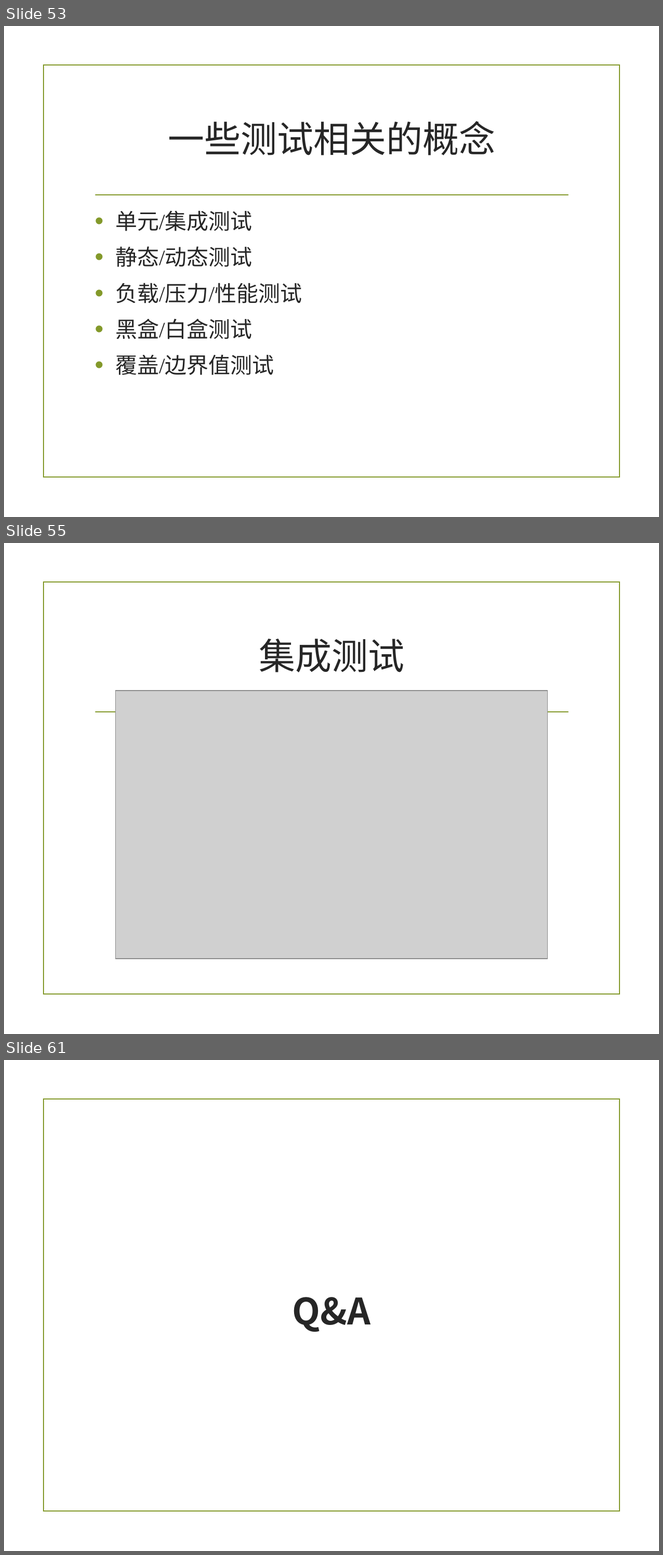
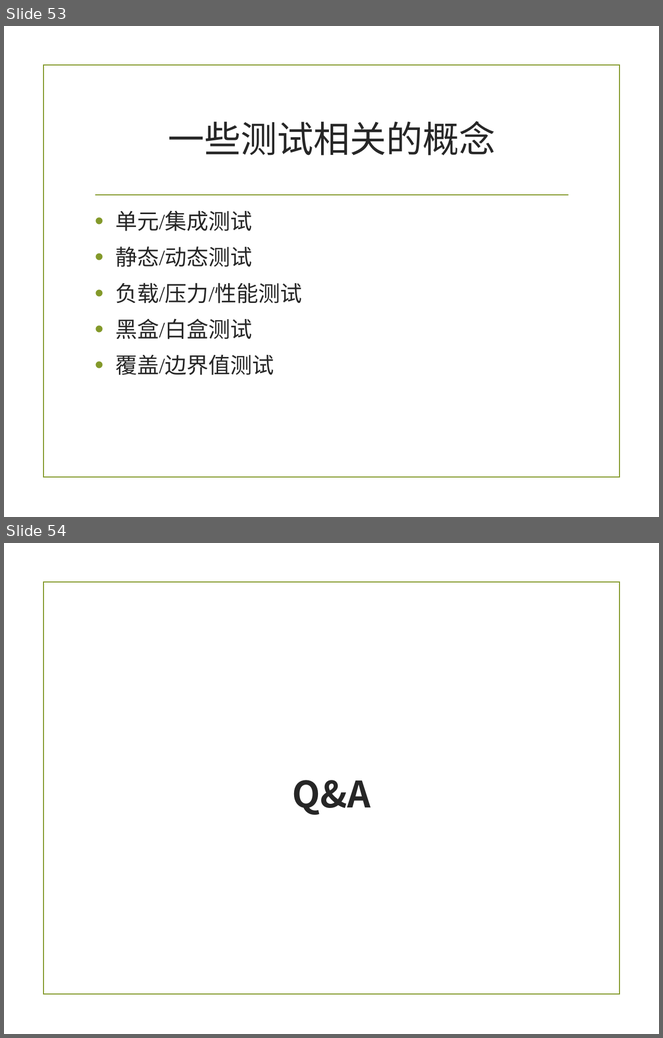
Before and after one commit to zuoshenghuang/curriculum, a slide deck: software/Ch_4_pro.pptx. Shown one above the other, each under a label of ours: slides 53, 55 and 61 before the commit, slides 53 and 54 after it; the slides between them are not shown. The pictures are 663x1555 and 663x1038 pixels, drawn with LibreOffice and Linux fonts; fonts in the diff are those of the drawing; grey boxes stand for pictures; background and template pictures are left out. Boxes give left, top, right and bottom in pixels: in the first picture for what was removed or moved away, otherwise in the second. Text is boxed around its words. In the diff, an @@ line names an element or a change of style, - is before the commit and + after.

```diff
--- a/software/Ch_4_pro.pptx
+++ b/software/Ch_4_pro.pptx
@@ slide 55 removed at (4, 543, 659, 1034), background picture (left out); not listed: 2 template elements that a slide beside it also shows @@
@@ title removed at (259, 639, 405, 672) @@
-集成测试
@@ picture removed at (115, 691, 548, 959) @@
@@ what was slide 61 is now slide 54 @@
```
Also in this commit, not shown: 4 slides changed, 6 other slides removed, 4 other files.
